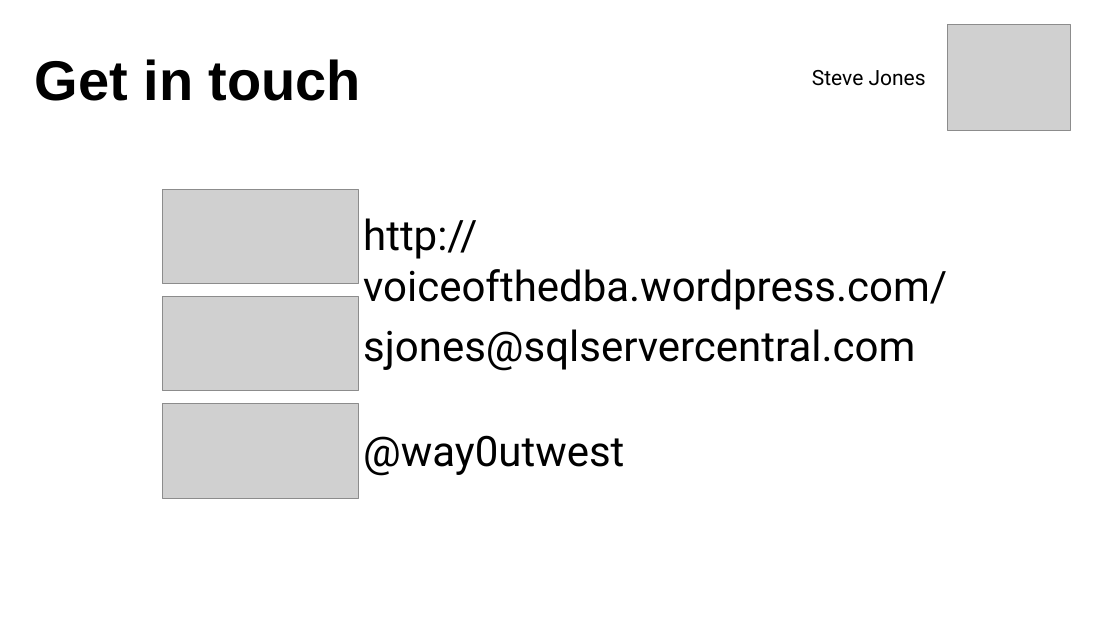
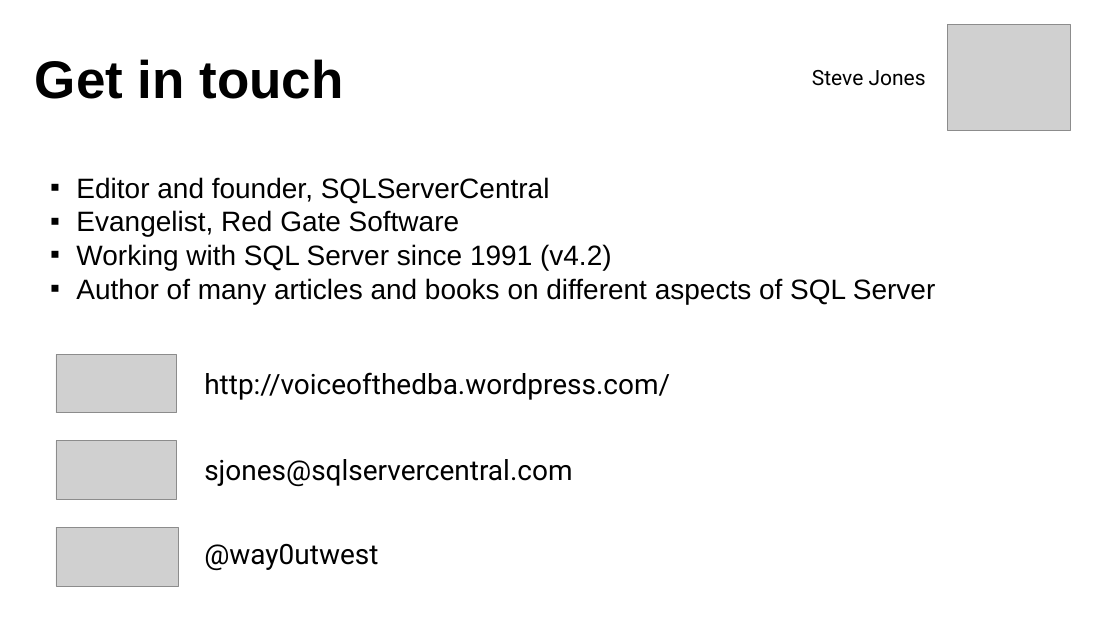
Before and after one commit to way0utwest/TestingTSQL, a slide deck: slide 4 of DB-Delivery-Get-Testing-TSQL.pptx (slide 5 before the commit). Drawn at 1120x630 pixels with LibreOffice and Linux fonts; fonts in the diff are those of the drawing; grey boxes stand for pictures. Boxes give left, top, right and bottom in pixels: in the first picture for what was removed or moved away, otherwise in the second. Text is boxed around its words. In the diff, an @@ line names an element or a change of style, - is before the commit and + after.

Commit message:
Updated layour
Mode consistent styles and slides. Added demo decks, updated Our Story
to include check marks.

```diff
--- a/DB-Delivery-Get-Testing-TSQL.pptx
+++ b/DB-Delivery-Get-Testing-TSQL.pptx
@@ title "Get in touch" at bbox=[35, 59, 344, 99]: size 48 to 45.3 pt @@
@@ text added at bbox=[76, 177, 935, 304], 24 pt, text #000000 @@
+  ▪ Editor and founder, SQLServerCentral
+  ▪ Evangelist, Red Gate Software
+  ▪ Working with SQL Server since 1991 (v4.2)
+  ▪ Author of many articles and books on different aspects of SQL Server
@@ picture: place and size @@
-picture at bbox=[162, 189, 358, 284]
+picture at bbox=[56, 355, 177, 413]
@@ text "http://voiceofthedba.wordpress.com/": place and size @@
-text "http://voiceofthedba.wordpress.com/" at bbox=[363, 218, 947, 310]
+text "http://voiceofthedba.wordpress.com/" at bbox=[204, 372, 670, 400]
@@ picture: place and size @@
-picture at bbox=[162, 297, 358, 392]
+picture at bbox=[56, 441, 177, 499]
@@ text "sjones@sqlservercentral.com": place and size @@
-text "sjones@sqlservercentral.com" at bbox=[363, 329, 915, 371]
+text "sjones@sqlservercentral.com" at bbox=[204, 459, 572, 487]
@@ picture: place and size @@
-picture at bbox=[162, 403, 358, 498]
+picture at bbox=[56, 527, 178, 586]
@@ size 36 to 24 pt in 3 elements at bbox=[204, 372, 670, 400], bbox=[204, 459, 572, 487], bbox=[204, 543, 378, 571] @@
@@ text "@way0utwest": place and size @@
-text "@way0utwest" at bbox=[363, 435, 624, 476]
+text "@way0utwest" at bbox=[204, 543, 378, 571]
```
Also in this commit, not shown: 26 other slides changed, 1 slide removed.
